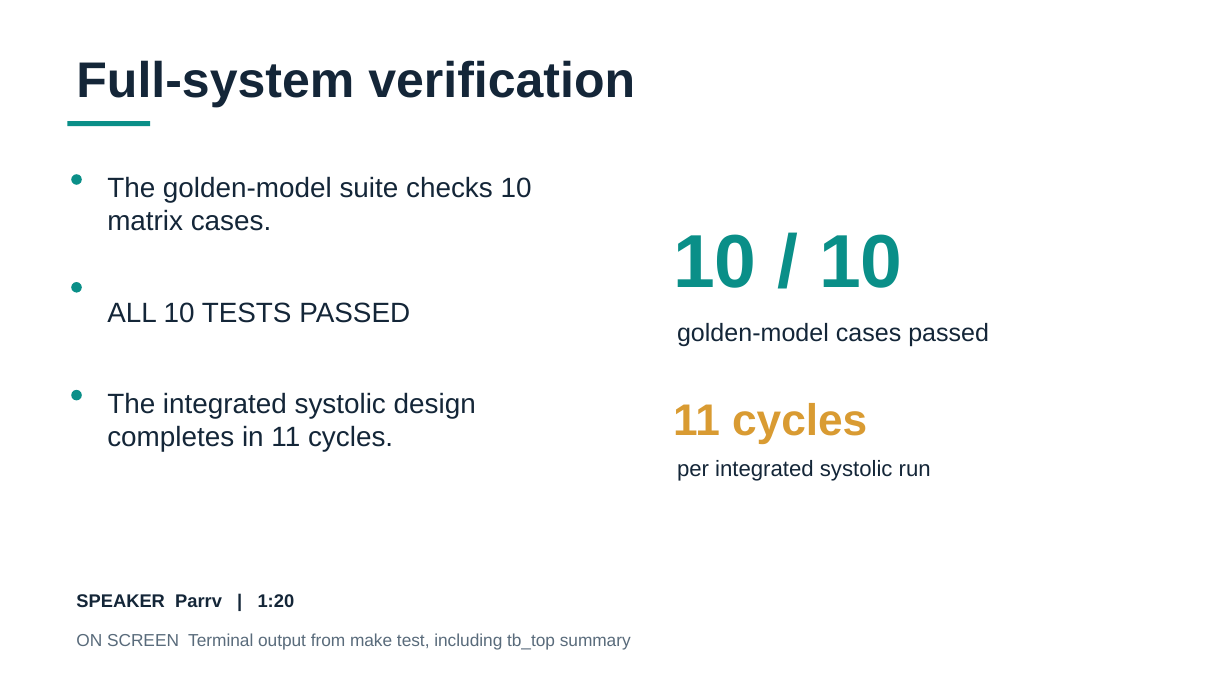
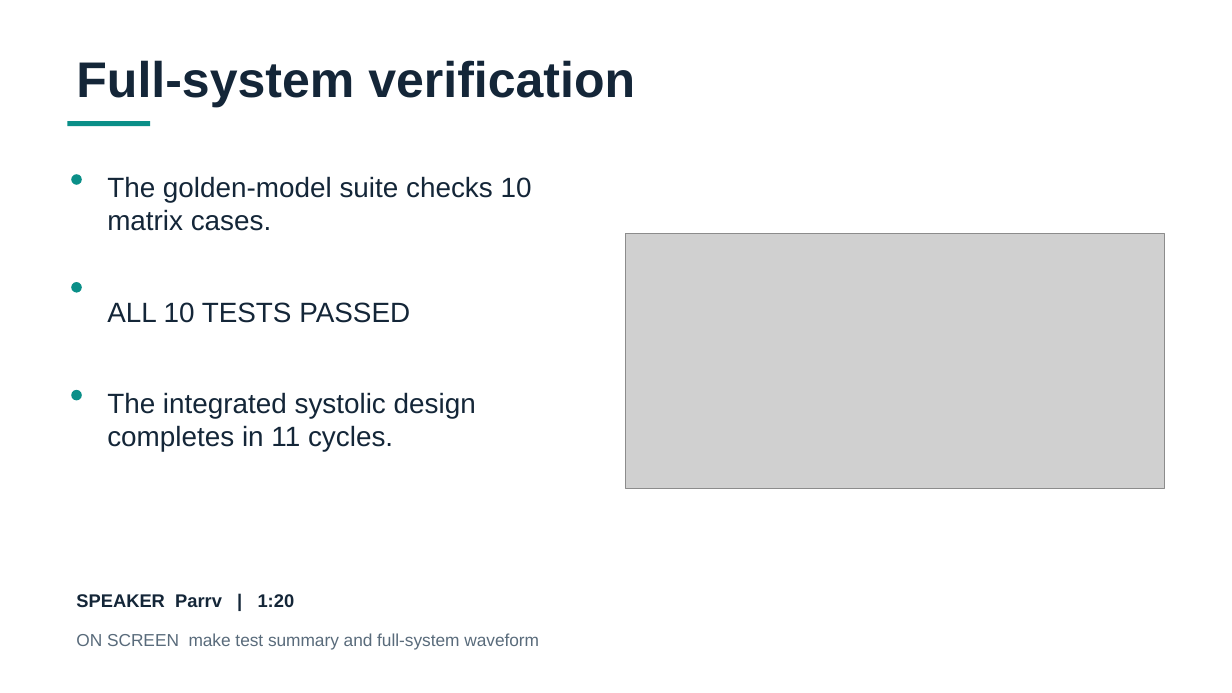
Before and after one commit to ParrvLuthra22/Systolic-Array-Matrix-Multiplication-Accelerator, a slide deck: slide 6 of docs/demo/systolic_array_demo.pptx. Drawn at 1232x693 pixels with LibreOffice and Linux fonts; fonts in the diff are those of the drawing; grey boxes stand for pictures. Boxes give left, top, right and bottom in pixels: in the first picture for what was removed or moved away, otherwise in the second. Text is boxed around its words. In the diff, an @@ line names an element or a change of style, - is before the commit and + after.

```diff
--- a/docs/demo/systolic_array_demo.pptx
+++ b/docs/demo/systolic_array_demo.pptx
@@ picture added at [626, 234, 1165, 488] @@
@@ text removed at [673, 234, 902, 288] @@
-10 / 10
@@ text removed at [677, 323, 989, 347] @@
-golden-model cases passed
@@ text removed at [673, 403, 867, 443] @@
-11 cycles
@@ text removed at [677, 460, 931, 481] @@
-per integrated systolic run
@@ text at [76, 633, 539, 650]: text changed @@
-ON SCREEN Terminal output from make test, including tb_top summary
+ON SCREEN make test summary and full-system waveform
```
Also in this commit, not shown: 2 other slides changed, 1 slide added, 1 slide removed, 2 other files.
